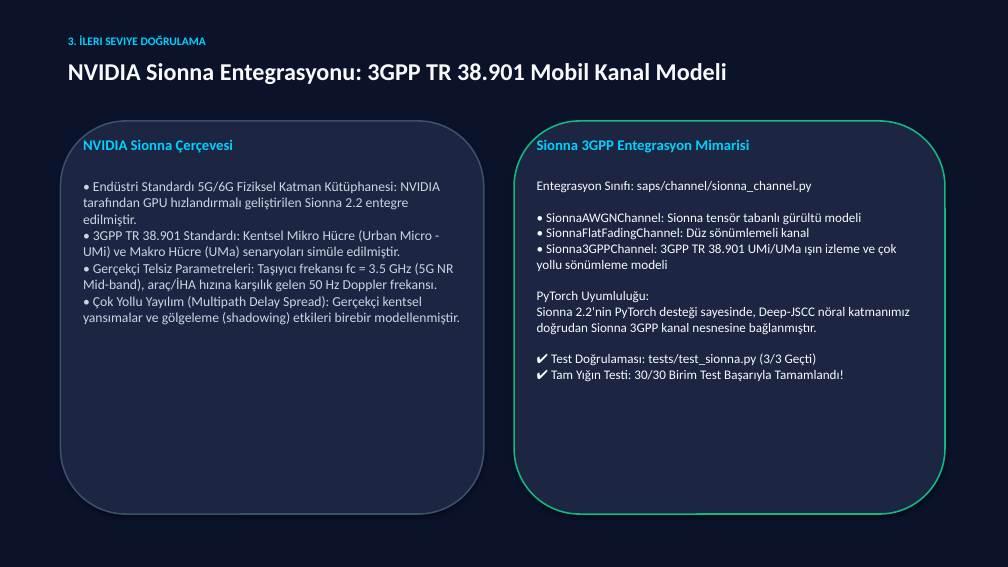
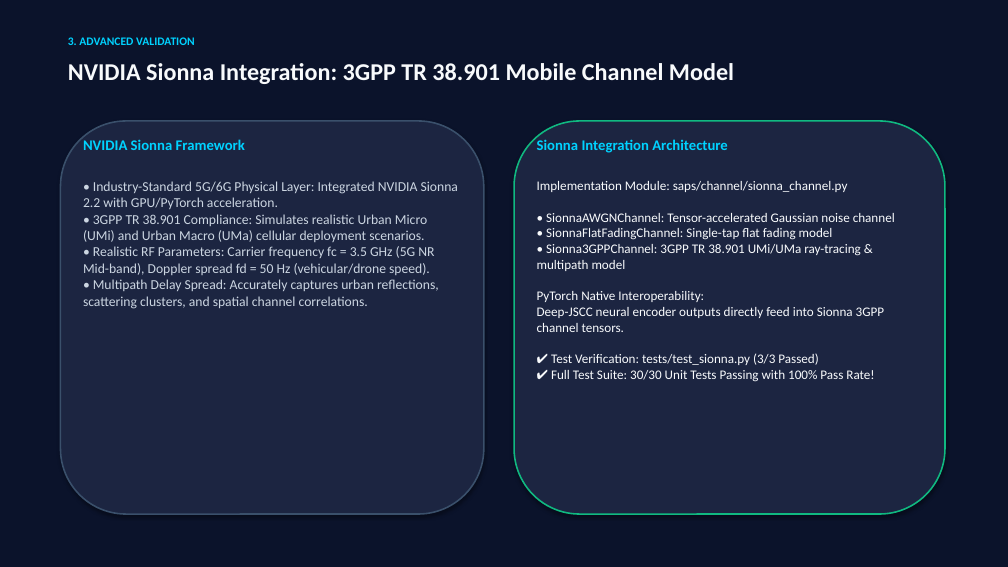
Before and after one commit to TalhaYolcu/saps, a slide deck: slide 15 of docs/SAPS_Presentation.pptx. Drawn at 1008x567 pixels with LibreOffice and Linux fonts; fonts in the diff are those of the drawing. Boxes give left, top, right and bottom in pixels: in the first picture for what was removed or moved away, otherwise in the second. Text is boxed around its words. In the diff, an @@ line names an element or a change of style, - is before the commit and + after.

```diff
--- a/docs/SAPS_Presentation.pptx
+++ b/docs/SAPS_Presentation.pptx
@@ text at bbox=[68, 37, 195, 45]: text changed @@
-3. İLERI SEVIYE DOĞRULAMA
+3. ADVANCED VALIDATION
@@ text at bbox=[68, 63, 734, 84]: text changed @@
-NVIDIA Sionna Entegrasyonu: 3GPP TR 38.901 Mobil Kanal Modeli
+NVIDIA Sionna Integration: 3GPP TR 38.901 Mobile Channel Model
@@ text at bbox=[83, 139, 245, 150]: text changed @@
-NVIDIA Sionna Çerçevesi
+NVIDIA Sionna Framework
@@ text at bbox=[537, 139, 728, 153]: text changed @@
-Sionna 3GPP Entegrasyon Mimarisi
+Sionna Integration Architecture
@@ text at bbox=[83, 181, 458, 309]: text changed @@
-• Endüstri Standardı 5G/6G Fiziksel Katman Kütüphanesi: NVIDIA tarafından GPU hızlandırmalı geliştirilen Sionna 2.2 entegre edilmiştir.
-• 3GPP TR 38.901 Standardı: Kentsel Mikro Hücre (Urban Micro - UMi) ve Makro Hücre (UMa) senaryoları simüle edilmiştir.
-• Gerçekçi Telsiz Parametreleri: Taşıyıcı frekansı fc = 3.5 GHz (5G NR Mid-band), araç/İHA hızına karşılık gelen 50 Hz Doppler frekansı.
-• Çok Yollu Yayılım (Multipath Delay Spread): Gerçekçi kentsel yansımalar ve gölgeleme (shadowing) etkileri birebir modellenmiştir.
+• Industry-Standard 5G/6G Physical Layer: Integrated NVIDIA Sionna 2.2 with GPU/PyTorch acceleration.
+• 3GPP TR 38.901 Compliance: Simulates realistic Urban Micro (UMi) and Urban Macro (UMa) cellular deployment scenarios.
+• Realistic RF Parameters: Carrier frequency fc = 3.5 GHz (5G NR Mid-band), Doppler spread fd = 50 Hz (vehicular/drone speed).
+• Multipath Delay Spread: Accurately captures urban reflections, scattering clusters, and spatial channel correlations.
@@ text at bbox=[537, 181, 895, 382]: text changed @@
-Entegrasyon Sınıfı: saps/channel/sionna_channel.py
-• SionnaAWGNChannel: Sionna tensör tabanlı gürültü modeli
-• SionnaFlatFadingChannel: Düz sönümlemeli kanal
-• Sionna3GPPChannel: 3GPP TR 38.901 UMi/UMa ışın izleme ve çok yollu sönümleme modeli
-PyTorch Uyumluluğu:
-Sionna 2.2'nin PyTorch desteği sayesinde, Deep-JSCC nöral katmanımız doğrudan Sionna 3GPP kanal nesnesine bağlanmıştır.
-✔ Test Doğrulaması: tests/test_sionna.py (3/3 Geçti)
-✔ Tam Yığın Testi: 30/30 Birim Test Başarıyla Tamamlandı!
+Implementation Module: saps/channel/sionna_channel.py
+• SionnaAWGNChannel: Tensor-accelerated Gaussian noise channel
+• SionnaFlatFadingChannel: Single-tap flat fading model
+• Sionna3GPPChannel: 3GPP TR 38.901 UMi/UMa ray-tracing & multipath model
+PyTorch Native Interoperability:
+Deep-JSCC neural encoder outputs directly feed into Sionna 3GPP channel tensors.
+✔ Test Verification: tests/test_sionna.py (3/3 Passed)
+✔ Full Test Suite: 30/30 Unit Tests Passing with 100% Pass Rate!
```
Also in this commit, not shown: 23 other slides changed, 2 slides added, 2 slides removed, 2 other files.
